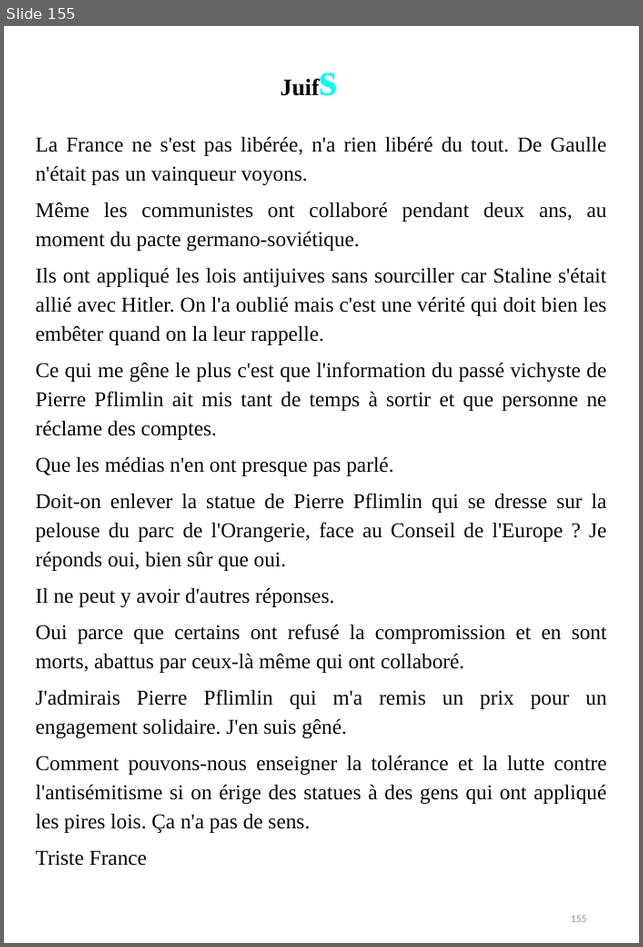
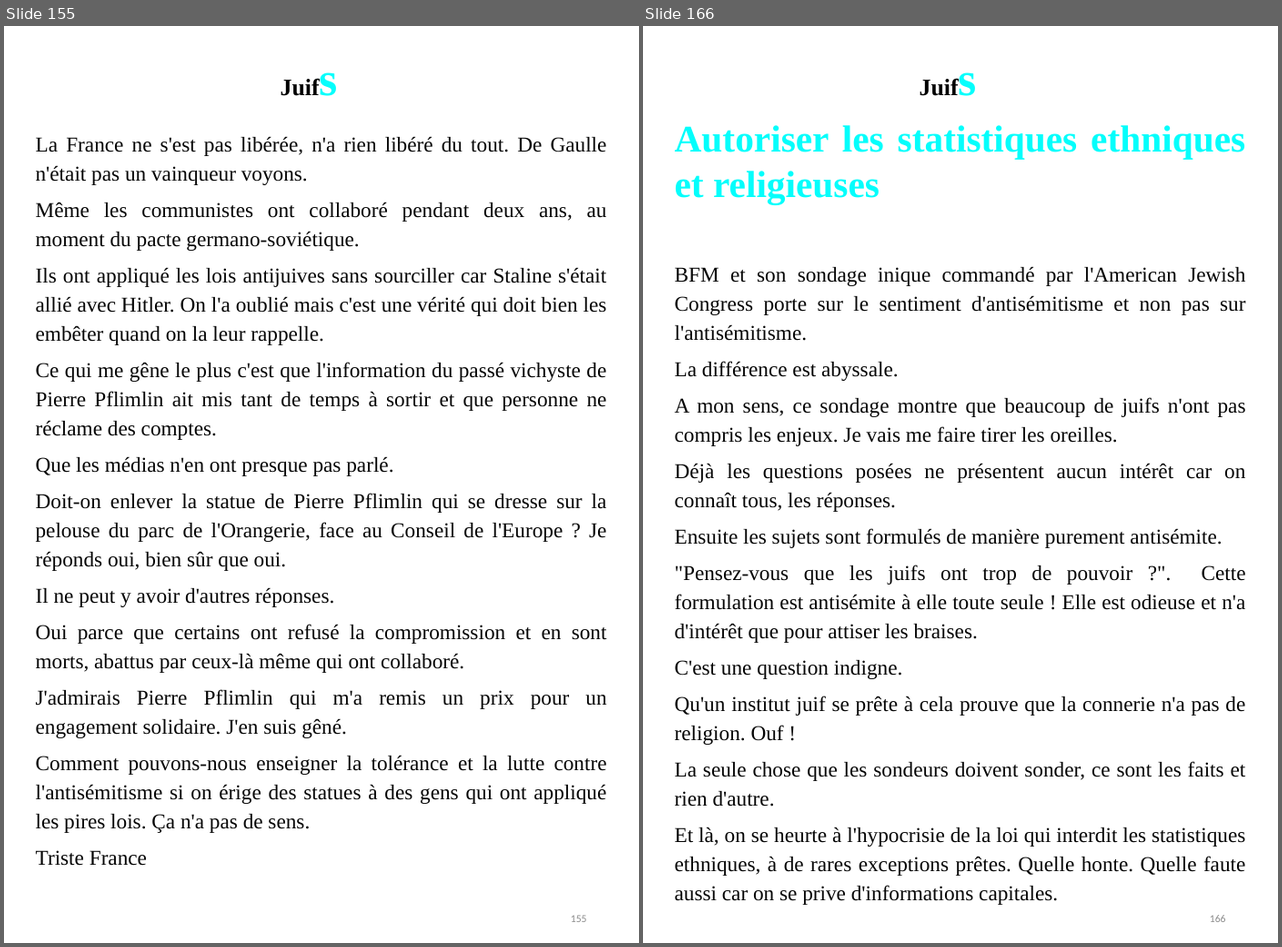
Before and after one commit to BenjaminLOUIS84/e_commerce, a slide deck: e_commerce/public/ppsx/tome2.ppsx. Shown side by side, each under a label of ours: slide 155 before the commit, slides 155 and 166 after it; the slides between them are not shown. The pictures are 643x947 and 1282x947 pixels, drawn with LibreOffice and Linux fonts; fonts in the diff are those of the drawing. Boxes give left, top, right and bottom in pixels: in the first picture for what was removed or moved away, otherwise in the second. Text is boxed around its words. In the diff, an @@ line names an element or a change of style, - is before the commit and + after.

```diff
--- a/e_commerce/public/ppsx/tome2.ppsx
+++ b/e_commerce/public/ppsx/tome2.ppsx
@@ slide 166 added at box(643, 26, 1278, 943), background #FFFFFF @@
@@ text added at box(911, 44, 992, 136), 20.1 pt, text #000000, bold @@
+Juifs
@@ text added at box(675, 125, 1246, 905), 18 pt, text #050505 @@
+Autoriser les statistiques ethniques et religieuses
+BFM et son sondage inique commandé par l'American Jewish Congress porte sur le sentiment d'antisémitisme et non pas sur l'antisémitisme.
+La différence est abyssale.
+A mon sens, ce sondage montre que beaucoup de juifs n'ont pas compris les enjeux. Je vais me faire tirer les oreilles.
+Déjà les questions posées ne présentent aucun intérêt car on connaît tous, les réponses.
+Ensuite les sujets sont formulés de manière purement antisémite.
+"Pensez-vous que les juifs ont trop de pouvoir ?". Cette formulation est antisémite à elle toute seule ! Elle est odieuse et n'a d'intérêt que pour attiser les braises.
+C'est une question indigne.
+Qu'un institut juif se prête à cela prouve que la connerie n'a pas de religion. Ouf !
+La seule chose que les sondeurs doivent sonder, ce sont les faits et rien d'autre.
+Et là, on se heurte à l'hypocrisie de la loi qui interdit les statistiques ethniques, à de rares exceptions prêtes. Quelle honte. Quelle faute aussi car on se prive d'informations capitales.
@@ page number added at box(1210, 915, 1226, 922), 9 pt, text #8C8C8C @@
+166
```
Also in this commit, not shown: 7 slides changed, 65 other slides added.
